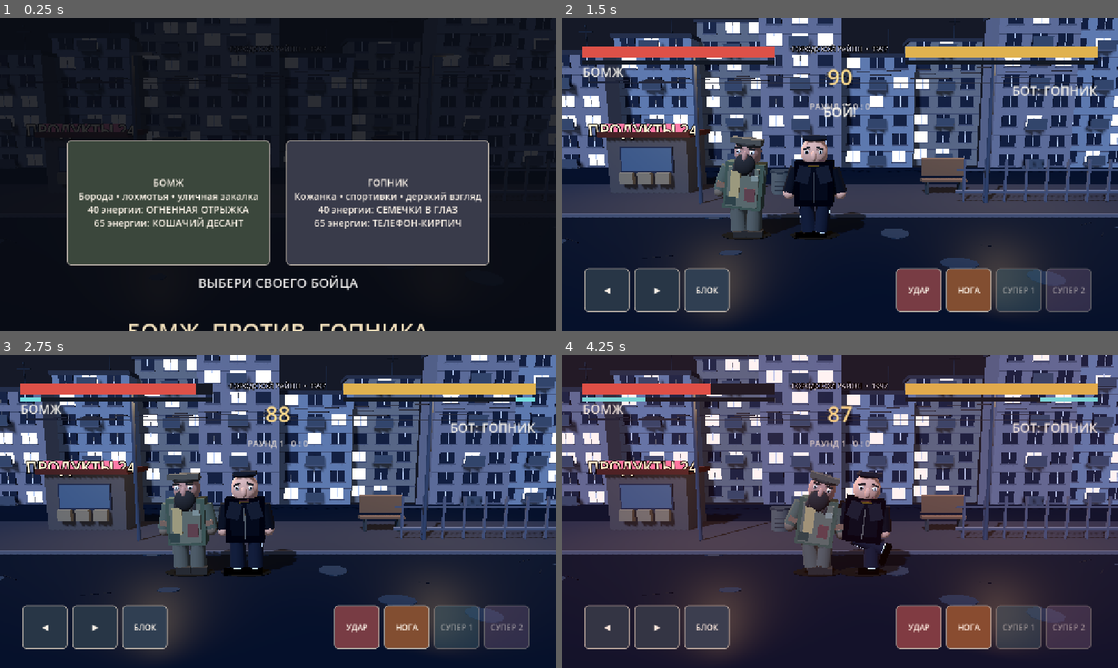
Above: before the commit, frames 1-4 (two rows, left to right).
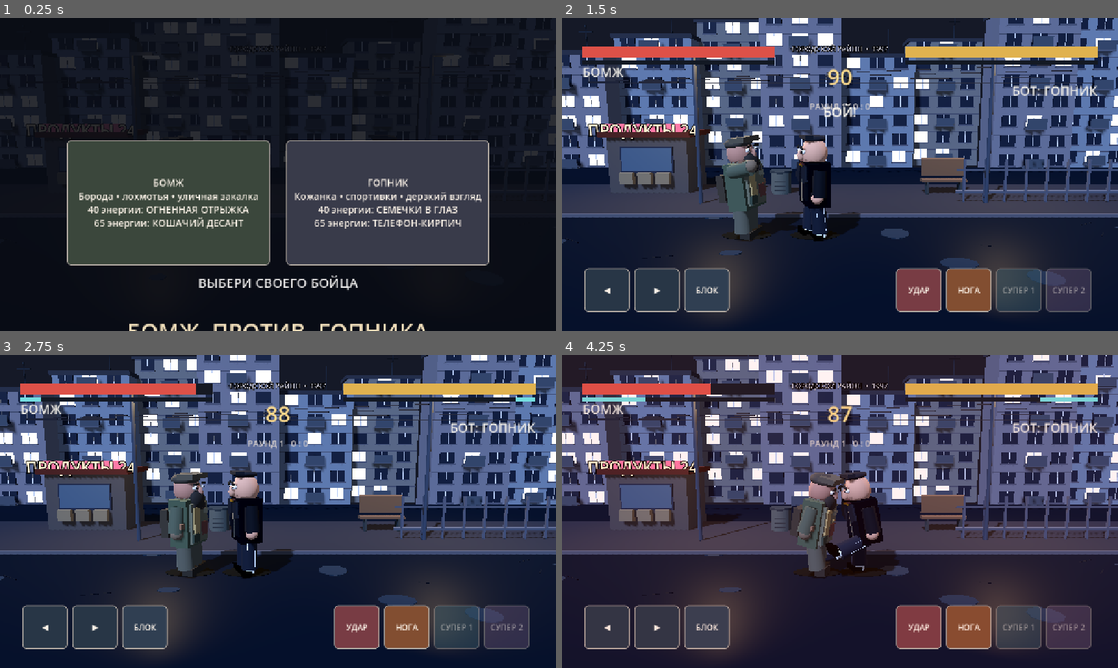
Above: after the commit, the same moments.

Repository: Abobo3000/Bomj-vs-Gopnik
Game: Godot game, scene res://scenes/Main.tscn
Same seed, same stepped clock (60 frames per second), same inputs: the game is played once before the commit and once after it.
Inputs:
- Up to frame 1 (0.25 s): no input
- Up to frame 2 (1.5 s): click "БОМЖ Борода • лохмотья • улич…" at 0.5 s; tap Enter at 1.25 s; hold D from 1.28 s (still down); tap J at 1.35 s
- Up to frame 3 (2.75 s): release D at 2.03 s; hold A from 2.03 s (still down); tap K at 2.1 s
- Up to frame 4 (4.25 s): release A at 2.78 s; hold D from 2.78 s (still down); tap U at 2.85 s; tap I at 3.6 s

The runs differ from the first frame. In frame 1, less than 0.1% of the frame differs, in the area x 27-35%, y 38-40%; in frame 2, 2.8%; in frame 3, 2.9%; in frame 4, 3.0%, in the area x 40-63%, y 36-72%.

Commit message:
fix(gameplay): make both fighters face each other in 3/4 stance and animate forward strikes

Diff:
--- a/scripts/Fighter.gd
+++ b/scripts/Fighter.gd
@@ -34,6 +34,10 @@
 	facing = direction
 	name = "Bomj" if kind == 0 else "Gopnik"
 	_build_model()
+	# Meshes are authored with their faces along local +Z. The fighting lane is world X.
+	# A 70-degree three-quarter pose looks toward the enemy yet shows facial details
+	# to the camera at +Z. Direction -1 mirrors it for the CPU/opposite side.
+	model.rotation.y = deg_to_rad(70.0) * float(facing)
 
 func reset_fighter() -> void:
 	hp = MAX_HP
@@ -47,6 +51,10 @@
 	movement = 0.0
 	position.y = 0.0
 	rotation.z = 0.0
+	# Restore the actual animated model, not only the empty fighter root.
+	if model != null:
+		model.rotation.z = 0.0
+		model.position.y = 0.0
 
 func tick(delta: float) -> void:
 	animation_clock += delta
@@ -139,39 +147,48 @@
 	model.position.y = idle * 0.025
 	model.rotation.z = idle * 0.013
 	chest.rotation.z = 0.0
+	chest.rotation.x = 0.0
 	head.rotation.z = idle * 0.018
-	left_arm.rotation.z = -0.16 + swing * 0.32
-	right_arm.rotation.z = 0.16 - swing * 0.32
-	left_leg.rotation.z = -swing * 0.28
-	right_leg.rotation.z = swing * 0.28
+	# The chest faces local +Z, so strikes must swing in the YZ plane.
+	# Rotating around Z (as in v0.1) caused arms and legs to swing sideways.
+	left_arm.rotation = Vector3(-swing * 0.27, 0.0, -0.17)
+	right_arm.rotation = Vector3(swing * 0.27, 0.0, 0.17)
+	left_leg.rotation = Vector3(swing * 0.25, 0.0, 0.0)
+	right_leg.rotation = Vector3(-swing * 0.25, 0.0, 0.0)
+	# In three-quarter view the camera-near limb is different on each side.
+	var front_arm: Node3D = left_arm if facing == 1 else right_arm
+	var front_leg: Node3D = left_leg if facing == 1 else right_leg
 	if is_guarding:
-		left_arm.rotation.z = 1.9
-		right_arm.rotation.z = -1.9
-		chest.rotation.z = -0.07 * facing
+		left_arm.rotation.x = -2.1
+		right_arm.rotation.x = -2.1
+		left_arm.rotation.z = -0.38
+		right_arm.rotation.z = 0.38
+		chest.rotation.x = -0.09
 	if action != "":
 		var progress := clampf(action_time / maxf(0.01, action_length), 0.0, 1.0)
 		var impulse := sin(progress * PI)
-		var front_arm: Node3D = right_arm if facing == 1 else left_arm
-		var front_leg: Node3D = right_leg if facing == 1 else left_leg
 		match action:
 			"punch":
-				front_arm.rotation.z = -facing * (0.2 + 1.55 * impulse)
-				chest.rotation.z = -facing * 0.13 * impulse
+				front_arm.rotation.x = -(0.38 + 1.57 * impulse)
+				chest.rotation.x = -0.15 * impulse
+				head.rotation.z = 0.05 * impulse
 			"kick":
-				front_leg.rotation.z = -facing * 1.25 * impulse
-				chest.rotation.z = facing * 0.13 * impulse
+				front_leg.rotation.x = -1.26 * impulse
+				chest.rotation.x = 0.19 * impulse
 			"special1":
-				front_arm.rotation.z = -facing * (0.9 + 0.7 * impulse)
-				head.rotation.z = -facing * 0.4 * impulse
+				front_arm.rotation.x = -(0.65 + 1.20 * impulse)
+				head.rotation.x = -0.30 * impulse
 			"special2":
-				front_arm.rotation.z = -facing * (0.5 + 1.7 * impulse)
-				chest.rotation.z = -facing * 0.2 * impulse
+				front_arm.rotation.x = -(0.55 + 1.55 * impulse)
+				chest.rotation.x = -0.16 * impulse
 			"hurt":
-				chest.rotation.z = -facing * 0.23 * (1.0 - progress)
-				head.rotation.z = -facing * 0.2 * (1.0 - progress)
+				chest.rotation.x = 0.24 * (1.0 - progress)
+				head.rotation.x = 0.15 * (1.0 - progress)
 			"knockout":
 				model.rotation.z = -facing * 1.30 * minf(action_time / 0.6, 1.0)
 				model.position.y = -0.42 * minf(action_time / 0.6, 1.0)
+	if action != "special1" and action != "hurt":
+		head.rotation.x = 0.0
 	if not defeated:
 		model.rotation.z = idle * 0.013
 
